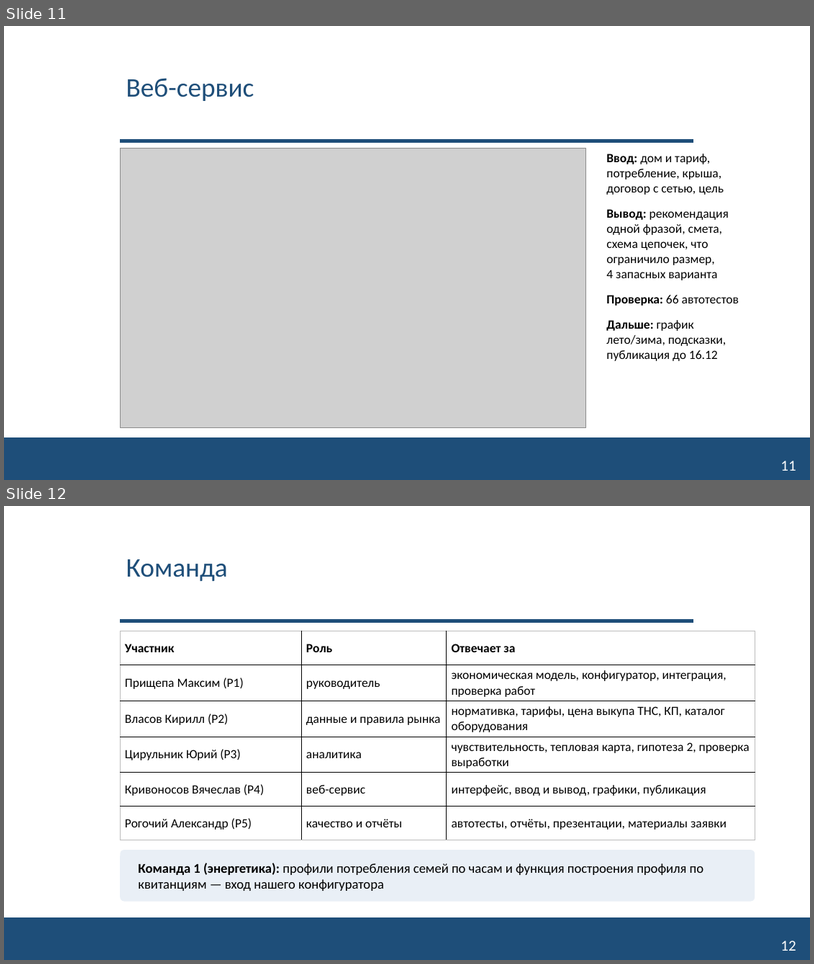
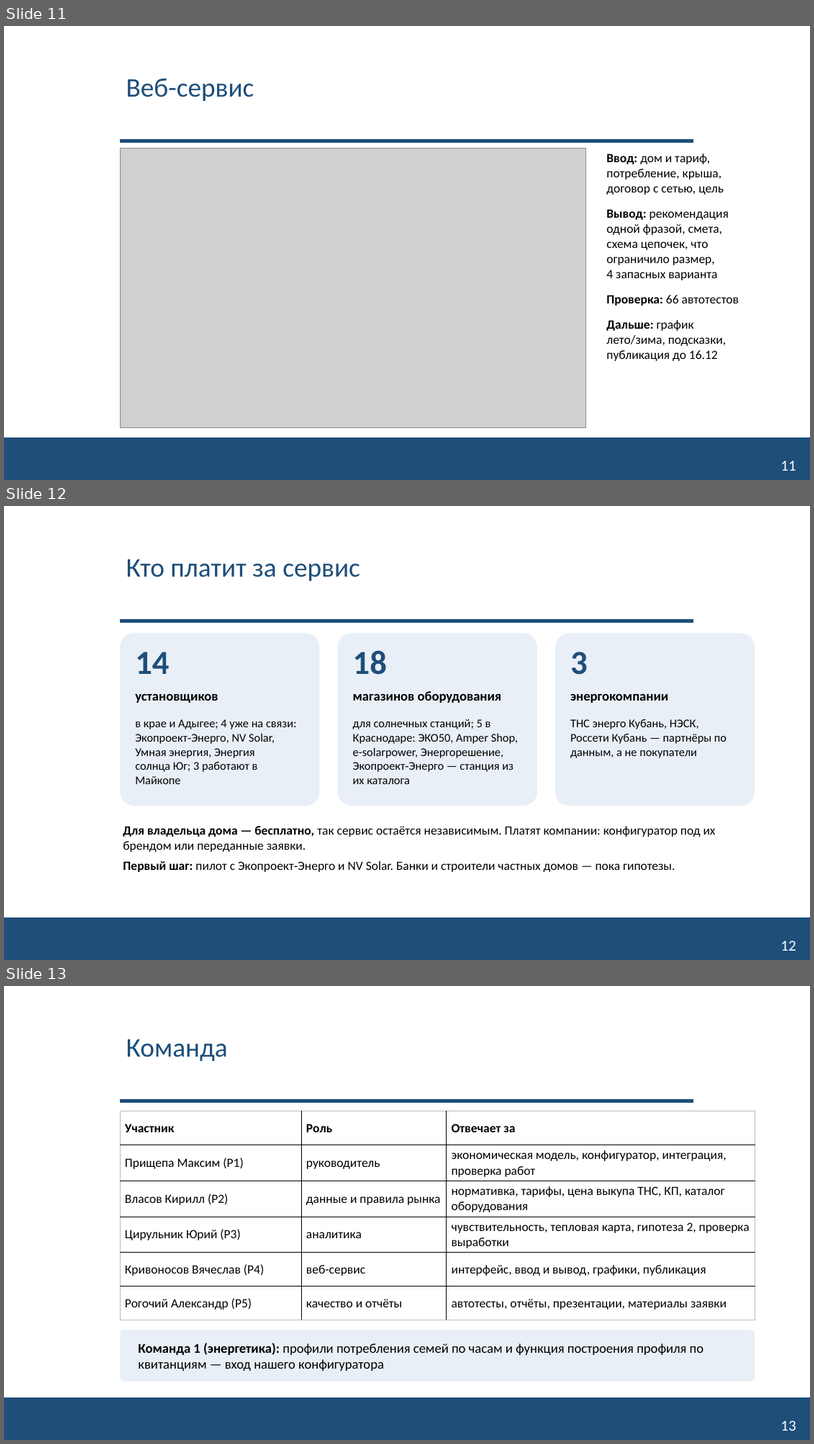
Before and after one commit to NeK0ban/SunCount, a slide deck: reports/SunCount_interim_talk.pptx. Shown one above the other, each under a label of ours: slides 11 and 12 before the commit, slides 11, 12 and 13 after it. The pictures are 814x964 and 814x1444 pixels, drawn with LibreOffice and Linux fonts; fonts in the diff are those of the drawing; grey boxes stand for pictures; background and template pictures are left out. Boxes give left, top, right and bottom in pixels: in the first picture for what was removed or moved away, otherwise in the second. Text is boxed around its words. In the diff, an @@ line names an element or a change of style, - is before the commit and + after.

```diff
--- a/reports/SunCount_interim_talk.pptx
+++ b/reports/SunCount_interim_talk.pptx
@@ slide 12 added at (x1=4, y1=506, x2=810, y2=960), background #FFFFFF; not listed: 2 template elements that a slide beside it also shows @@
@@ title added at (x1=126, y1=559, x2=360, y2=581), 32 pt, text #1E4E79 @@
+Кто платит за сервис
@@ rounded rectangle added at (x1=120, y1=633, x2=320, y2=806), fill #E9EFF6 @@
@@ rounded rectangle added at (x1=338, y1=633, x2=538, y2=806), fill #E9EFF6 @@
@@ rounded rectangle added at (x1=556, y1=633, x2=756, y2=806), fill #E9EFF6 @@
@@ text added at (x1=135, y1=651, x2=169, y2=674), 40 pt, text #1E4E79, bold @@
+14
@@ text added at (x1=353, y1=651, x2=387, y2=674), 40 pt, text #1E4E79, bold @@
+18
@@ text added at (x1=571, y1=651, x2=588, y2=674), 40 pt, text #1E4E79, bold @@
+3
@@ text added at (x1=135, y1=693, x2=218, y2=703), 16 pt, text #000000, bold @@
+установщиков
@@ text added at (x1=353, y1=691, x2=502, y2=703), 16 pt, text #000000, bold @@
+магазинов оборудования
@@ text added at (x1=571, y1=693, x2=669, y2=703), 16 pt, text #000000, bold @@
+энергокомпании
@@ text added at (x1=135, y1=719, x2=296, y2=784), 14 pt, text #000000 @@
+в крае и Адыгее; 4 уже на связи: Экопроект‑Энерго, NV Solar, Умная энергия, Энергия солнца Юг; 3 работают в Майкопе
@@ text added at (x1=353, y1=719, x2=518, y2=784), 14 pt, text #000000 @@
+для солнечных станций; 5 в Краснодаре: ЭКО50, Amper Shop, e-solarpower, Энергорешение, Экопроект‑Энерго — станция из их каталога
@@ text added at (x1=571, y1=719, x2=727, y2=758), 14 pt, text #000000 @@
+ТНС энерго Кубань, НЭСК, Россети Кубань — партнёры по данным, а не покупатели
@@ text added at (x1=123, y1=826, x2=716, y2=872), 15 pt, text #000000 @@
+Для владельца дома — бесплатно, так сервис остаётся независимым. Платят компании: конфигуратор под их брендом или переданные заявки.
+Первый шаг: пилот с Экопроект‑Энерго и NV Solar. Банки и строители частных домов — пока гипотезы.
@@ page number added at (x1=781, y1=940, x2=796, y2=950), 18 pt, text #FFFFFF @@
+12
@@ what was slide 12 is now slide 13 @@
@@ page number at (x1=781, y1=1420, x2=796, y2=1430): text changed @@
-12
+13
```
Also in this commit, not shown: 6 other files.
